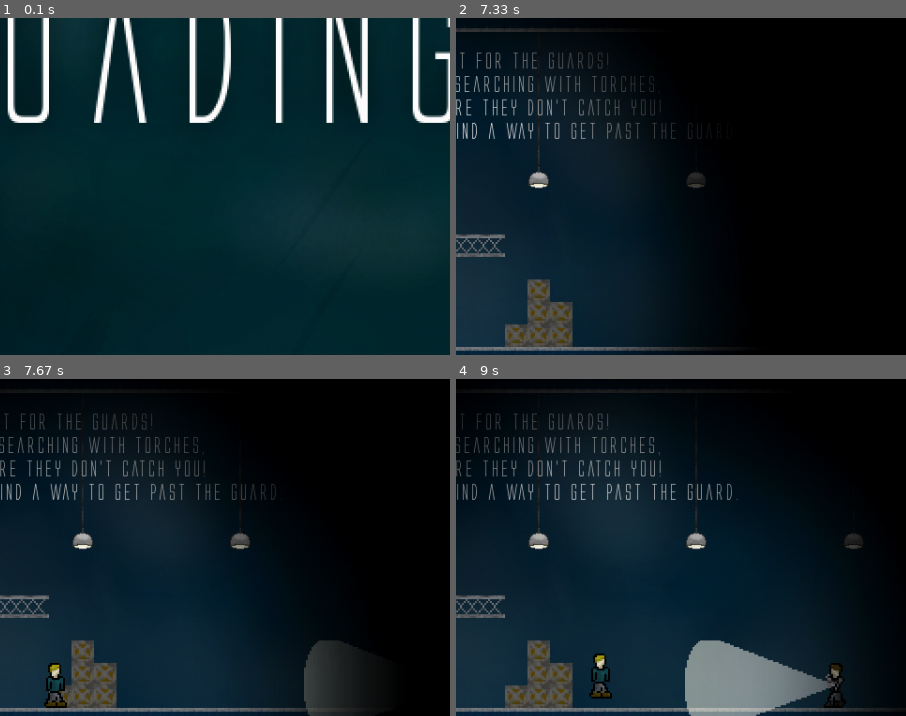
Above: before the commit, frames 1-4 (two rows, left to right).
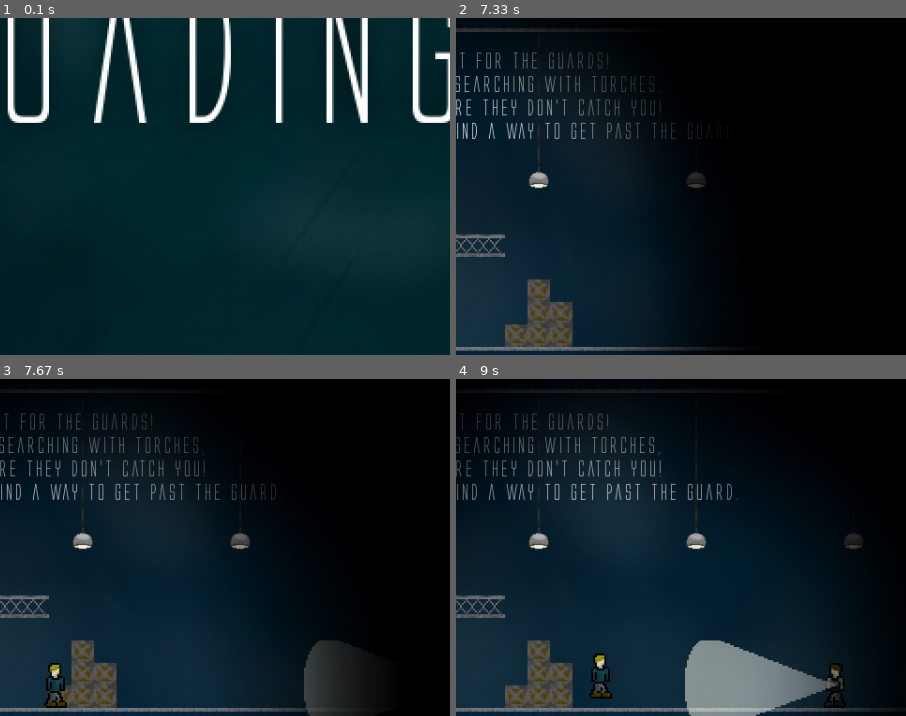
Above: after the commit, the same moments.

Repository: Sigton/stealth
Game: pygame game, started from source/main.py
Same seed, same stepped clock (60 frames per second), same inputs: the game is played once before the commit and once after it.
Inputs (mouse positions are % of the whole screen's width and height, from its top left):
- Up to frame 1 (0.1 s): no input
- Up to frame 2 (7.33 s): click (50, 50) at 0.38 s; hold Right 0.67-1.13 s; move the mouse to (46, 54) at 0.7 s; hold Up 1.17-1.47 s; move the mouse to (50, 56) at 1.2 s; hold Right 1.5-1.97 s; move the mouse to (60, 72) at 1.53 s; hold Left 2-2.53 s; move the mouse to (19, 73) at 2.03 s; hold Left 2.57-2.97 s; move the mouse to (87, 85) at 2.6 s; hold Up 3-3.37 s; move the mouse to (24, 13) at 3.03 s; hold Right 3.4-4.03 s; move the mouse to (26, 30) at 3.43 s; hold Left 4.07-4.53 s; move the mouse to (45, 76) at 4.1 s; hold Right 4.57-5.03 s; move the mouse to (50, 62) at 4.6 s; hold Up 5.07-5.37 s; move the mouse to (88, 88) at 5.1 s; hold Right 5.4-5.87 s; move the mouse to (36, 29) at 5.43 s; hold Left 5.9-6.43 s; move the mouse to (70, 42) at 5.93 s; hold Left 6.47-6.87 s; move the mouse to (85, 76) at 6.5 s; hold Up 6.9-7.27 s; move the mouse to (81, 48) at 6.93 s; hold Right from 7.3 s (still down)
- Up to frame 3 (7.67 s): keep holding Right; move the mouse to (17, 60) at 7.33 s
- Up to frame 4 (9 s): release Right at 7.93 s; hold Left 7.97-8.43 s; move the mouse to (18, 37) at 8 s; hold Right 8.47-8.93 s; move the mouse to (21, 31) at 8.5 s; hold Up from 8.97 s (still down)
The pictures show only the part of the screen within x 20-70%, y 45-95%; the shares and areas given below are measured in that part.

Frames 1-3 are identical in both runs. In frame 4, less than 0.1% of the frame differs, in the area x 81-87%, y 87-98%.

Commit message:
Updated HUD image and fixed guard animation speed

Diff:
--- a/source/guards.py
+++ b/source/guards.py
@@ -80,10 +80,10 @@
                 self.direction = "R"
 
         if self.direction == "R":
-            frame = (self.rect.x // 30) % len(self.walking_frames_r)
+            frame = (self.rect.x // 15) % len(self.walking_frames_r)
             self.image = self.walking_frames_r[frame]
         else:
-            frame = (self.rect.x // 30) % len(self.walking_frames_l)
+            frame = (self.rect.x // 15) % len(self.walking_frames_l)
             self.image = self.walking_frames_l[frame]
 
     def on_ground(self):
@@ -226,10 +226,10 @@
 
         if abs(self.xv) > 0.5:
             if self.direction == "R":
-                frame = (self.rect.x // 30) % len(self.walking_frames_r)
+                frame = (self.rect.x // 15) % len(self.walking_frames_r)
                 self.image = self.walking_frames_r[frame]
             else:
-                frame = (self.rect.x // 30) % len(self.walking_frames_l)
+                frame = (self.rect.x // 15) % len(self.walking_frames_l)
                 self.image = self.walking_frames_l[frame]
         else:
             if self.direction == "R":
Binary file changed: source/resources/hud_bar.png
